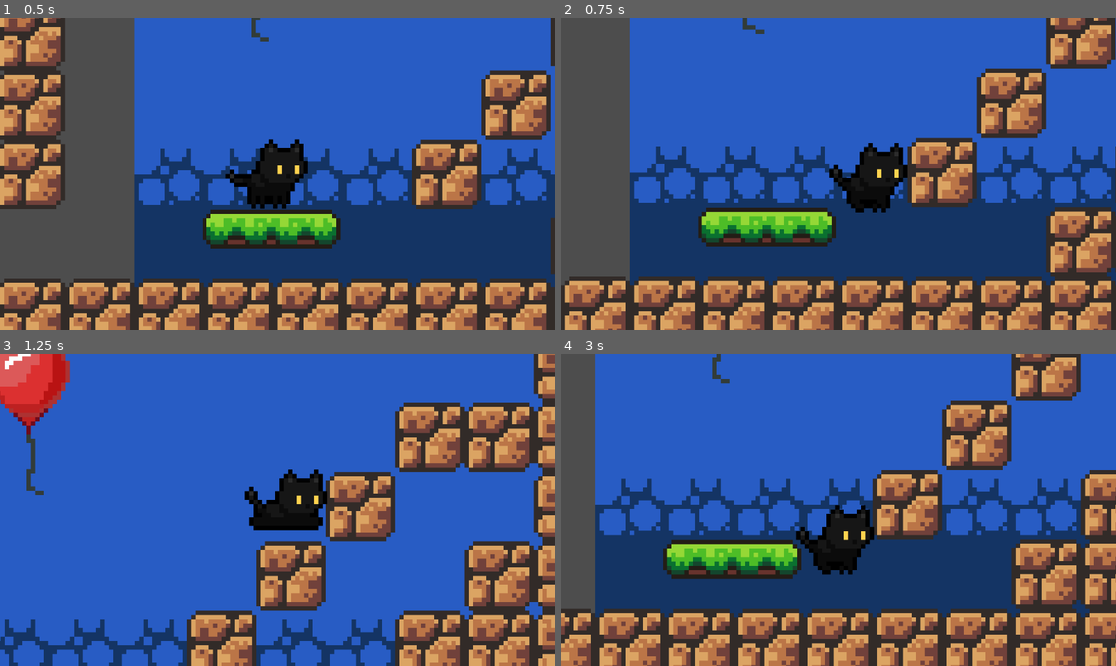
Above: before the commit, frames 1-4 (two rows, left to right).
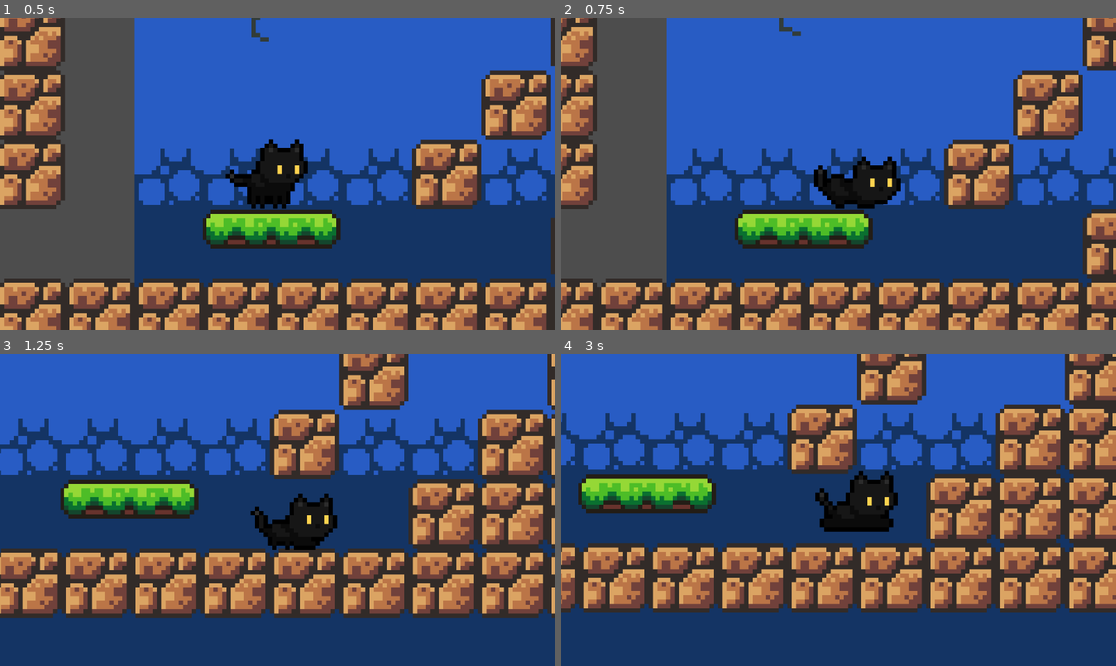
Above: after the commit, the same moments.

Repository: madgustoo/catja
Game: Godot game, scene res://main.tscn
The game is run twice, just before and just after one commit, with the same random seed, the same clock (stepped at 60 frames per second) and the same inputs.
Inputs:
- Up to frame 1 (0.5 s): no input
- Up to frame 2 (0.75 s): hold Right (move_right) from 0.53 s (still down); hold Ctrl (sneak, bound only after the commit) from 0.53 s (still down)
- Up to frame 3 (1.25 s): keep holding Right (move_right); keep holding Ctrl (sneak, bound only after the commit); tap Space (jump) at 0.77 s
- Up to frame 4 (3 s): release Ctrl (sneak, bound only after the commit) at 1.28 s; tap Ctrl (sneak, bound only after the commit) at 1.35, 2.85 s; tap Space (jump) at 1.52 s; release Right (move_right) at 2.03 s; hold Left (move_left) 2.03-2.78 s; hold Ctrl (sneak, bound only after the commit) 2.03-2.78 s; hold Right (move_right) from 2.78 s (still down)

Frame 1 is identical in both runs. In frame 2, 43% of the frame differs, in the area x 0-100%, y 0-100%; in frame 3, 74%; in frame 4, 77%.

Commit message:
Fix player crouch collision shape error

Diff:
--- a/balloon.tscn
+++ b/balloon.tscn
@@ -1,7 +1,7 @@
 [gd_scene load_steps=14 format=3 uid="uid://bm2im00bd07oa"]
 
 [ext_resource type="Texture2D" uid="uid://d3w80iv8inomu" path="res://assets/sprites/balloon-sprite-sheet.png" id="1_n2rxu"]
-[ext_resource type="Script" uid="uid://dr0r6d5ha5tqf" path="res://scripts/balloon.gd" id="1_r345k"]
+[ext_resource type="Script" uid="uid://dr0r6d5ha5tqf" path="res://balloon.gd" id="1_r345k"]
 [ext_resource type="AudioStream" uid="uid://b61h6r5tj6my" path="res://assets/sounds/pop.wav" id="3_4emby"]
 
 [sub_resource type="CircleShape2D" id="CircleShape2D_n2rxu"]
--- a/project.godot
+++ b/project.godot
@@ -66,7 +66,7 @@
 }
 sneak={
 "deadzone": 0.2,
-"events": [Object(InputEventKey,"resource_local_to_scene":false,"resource_name":"","device":-1,"window_id":0,"alt_pressed":false,"shift_pressed":false,"ctrl_pressed":false,"meta_pressed":false,"pressed":false,"keycode":0,"physical_keycode":4194327,"key_label":0,"unicode":0,"location":0,"echo":false,"script":null)
+"events": [Object(InputEventKey,"resource_local_to_scene":false,"resource_name":"","device":0,"window_id":0,"alt_pressed":false,"shift_pressed":false,"ctrl_pressed":false,"meta_pressed":false,"pressed":false,"keycode":0,"physical_keycode":4194326,"key_label":0,"unicode":0,"location":0,"echo":false,"script":null)
 ]
 }
 up={
--- a/scripts/player.gd
+++ b/scripts/player.gd
@@ -37,6 +37,16 @@
 var facing_direction = 1 # Looking right by default
 var wall_direction = 0
 var elapsed_time = 0.0
+
+# Store original collision shape values
+var original_shape_height = 0.0
+var original_shape_position = Vector2.ZERO
+
+func _ready():
+	# Store original collision shape values
+	if collision_shape.shape is CapsuleShape2D:
+		original_shape_height = collision_shape.shape.height
+		original_shape_position = collision_shape.position
 
 func bounce(force: Vector2):
 	velocity = force
@@ -109,12 +119,16 @@
 			else:
 				velocity.x = 0
 				animated_stripe.play("crouch")
-				collision_shape.shape.radius = 30
-				collision_shape.position = Vector2(0.0, -4.0)
+				# Fix: Check if shape is valid and use correct property
+				if collision_shape.shape is CapsuleShape2D:
+					collision_shape.shape.height = 60  # Reduce height for crouch
+					collision_shape.position = Vector2(0.0, 16.0)  # Adjust position down
 			if Input.is_action_just_released("sneak"):
 				state = State.NORMAL
-				collision_shape.shape.radius = 60
-				collision_shape.position = Vector2(0.0, -7.0)
+				# Restore original collision shape
+				if collision_shape.shape is CapsuleShape2D:
+					collision_shape.shape.height = original_shape_height
+					collision_shape.position = original_shape_position
 		State.WALL_CLIMB:
 			# wall_direction is -1 for up, and +1 for down
 			var wall_direction = direction
@@ -174,7 +188,3 @@
 
 func _on_animated_sprite_2d_animation_finished() -> void:
 	pass
-	#if animated_stripe.animation == "land":
-		#print("Finished landed animation")
-		#animated_stripe.play("idle")
-		#just_landed = false
--- a/scripts/slime.gd
+++ b/scripts/slime.gd
@@ -1,23 +1,21 @@
 extends Node2D
-
 const SPEED = 30
-
 var direction = 1
-
 @onready var ray_cast_right: RayCast2D = $RayCastRight
 @onready var ray_cast_left: RayCast2D = $RayCastLeft
 @onready var animated_sprite_2d: AnimatedSprite2D = $AnimatedSprite2D
 
-# Called when the node enters the scene tree for the first time.
-func _ready() -> void:
-	pass # Replace with function body.
+func _process(delta: float) -> void:
+	# Add safety checks for colliders
+	if ray_cast_right.is_colliding():
+		var collider = ray_cast_right.get_collider()
+		if is_instance_valid(collider):
+			direction = -1
 
-# Called every frame. 'delta' is the elapsed time since the previous frame.
-func _process(delta: float) -> void:
-	if ray_cast_right.is_colliding():
-		direction = -1
 	if ray_cast_left.is_colliding():
-		direction = 1
-	# Rule of thumb, when we have a speed value, we probably should multiply it by delta
+		var collider = ray_cast_left.get_collider()
+		if is_instance_valid(collider):
+			direction = 1
+
 	position.x += direction * SPEED * delta
 	animated_sprite_2d.flip_h = direction < 0
